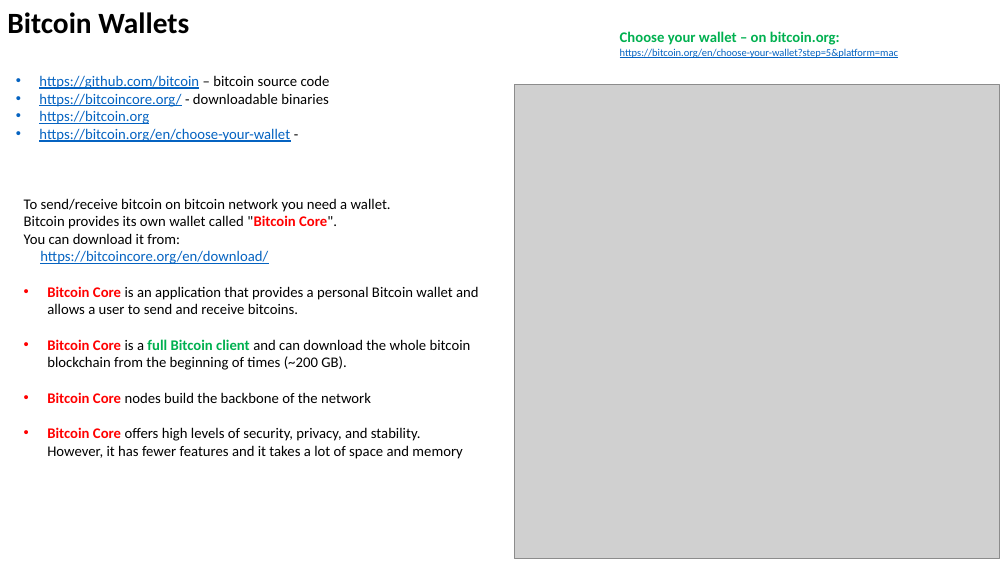
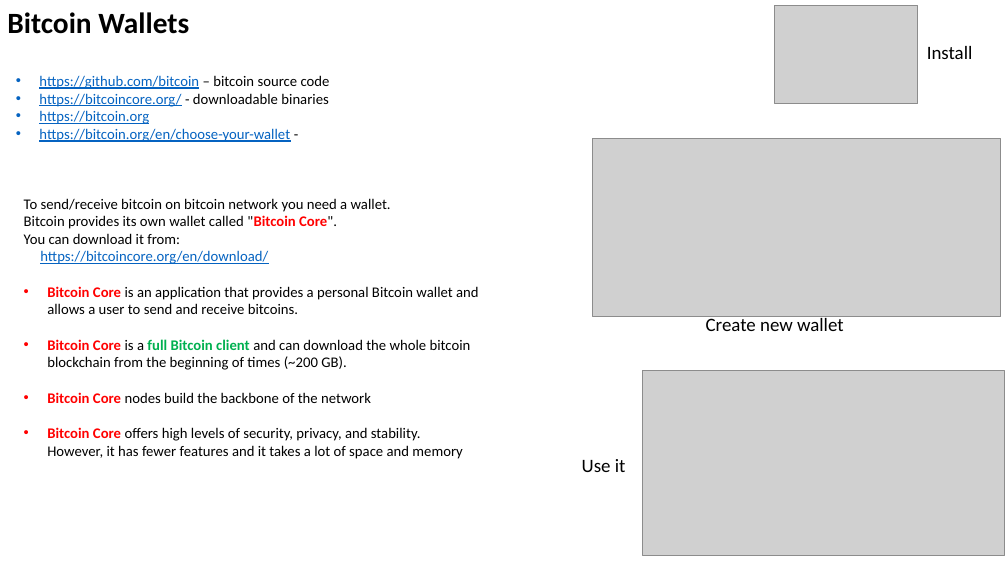
Before and after one commit to lselector/crypto, a slide deck: slide 3 of crypto_07_wallets.pptx. Drawn at 1008x567 pixels with LibreOffice and Linux fonts; fonts in the diff are those of the drawing; grey boxes stand for pictures. Boxes give left, top, right and bottom in pixels: in the first picture for what was removed or moved away, otherwise in the second. Text is boxed around its words. In the diff, an @@ line names an element or a change of style, - is before the commit and + after.

```diff
--- a/crypto_07_wallets.pptx
+++ b/crypto_07_wallets.pptx
@@ picture added at (775,5,918,104) @@
@@ text removed at (620,31,898,58) @@
-Choose your wallet – on bitcoin.org:
-https://bitcoin.org/en/choose-your-wallet?step=5&platform=mac
@@ text added at (927,46,973,59), 18 pt, text #000000 @@
+Install
@@ picture removed at (514,85,1000,559) @@
@@ picture added at (593,138,1001,317) @@
@@ text added at (706,315,844,331), 18 pt, text #000000 @@
+Create new wallet
@@ picture added at (643,371,1005,555) @@
@@ text added at (582,459,626,472), 18 pt, text #000000 @@
+Use it
```
Also in this commit, not shown: 3 other slides changed, 3 slides added.
